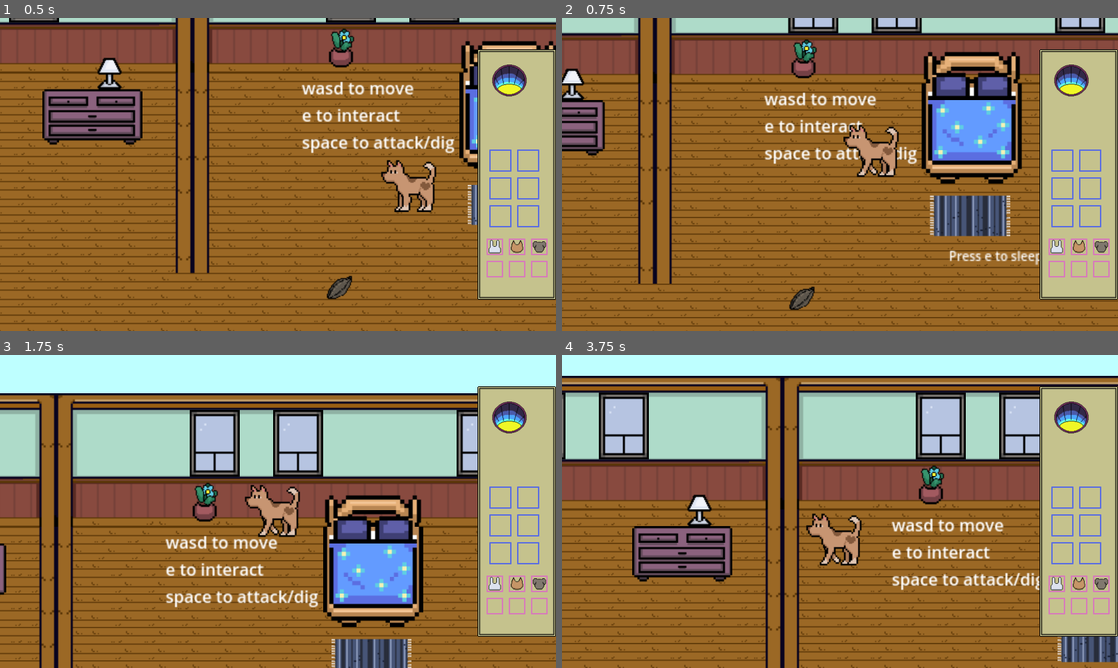
Above: before the commit, frames 1-4 (two rows, left to right).
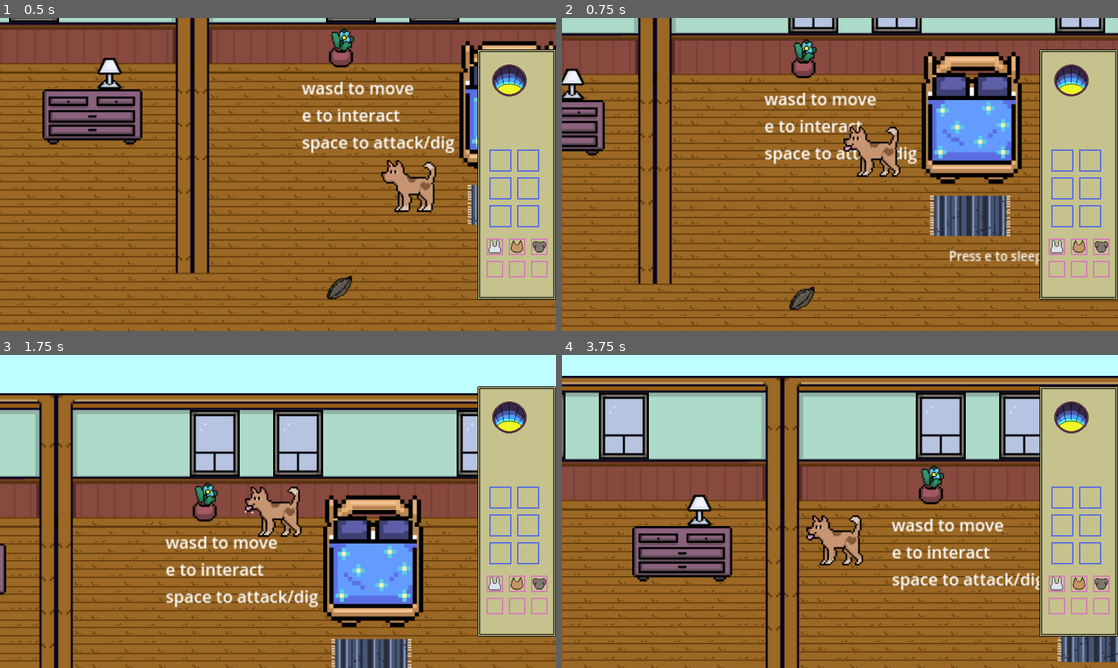
Above: after the commit, the same moments.

Repository: inkaonkala/AnimalRevolution
Game: Godot game, scene res://Scenes/Main.tscn
The game is run twice, just before and just after one commit, with the same random seed, the same clock (stepped at 60 frames per second) and the same inputs.
Inputs:
- Up to frame 1 (0.5 s): no input
- Up to frame 2 (0.75 s): tap E (interact) at 0.5 s; hold W (move_up) from 0.53 s (still down); tap Space (attack) at 0.6 s
- Up to frame 3 (1.75 s): keep holding W (move_up); tap E (interact) at 0.8, 1.25, 1.35 s; tap Space (attack) at 1.55 s
- Up to frame 4 (3.75 s): tap E (interact) at 2, 2.3, 2.75, 2.85, 3.5 s; release W (move_up) at 2.03 s; hold A (move_left) 2.03-3.53 s; tap Space (attack) at 2.1, 3.05, 3.6 s; hold S (move_down) from 3.53 s (still down)

Frame 1 is identical in both runs. In frame 2, 0.4% of the frame differs, in the area x 50-61%, y 34-51%; in frame 3, 0.4%; in frame 4, 0.5%, in the area x 43-55%, y 50-68%.

Commit message:
fixed animation

Diff:
--- a/Scenes/player.tscn
+++ b/Scenes/player.tscn
@@ -27,7 +27,7 @@
 "duration": 1.0,
 "texture": ExtResource("4_fd4e3")
 }],
-"loop": true,
+"loop": false,
 "name": &"attack",
 "speed": 5.0
 }, {
@@ -55,7 +55,7 @@
 "duration": 1.0,
 "texture": ExtResource("7_ukyrk")
 }],
-"loop": true,
+"loop": false,
 "name": &"interact",
 "speed": 5.0
 }, {
@@ -89,7 +89,7 @@
 [node name="Sprite2D" type="AnimatedSprite2D" parent="."]
 scale = Vector2(0.8, 0.8)
 sprite_frames = SubResource("SpriteFrames_vgqql")
-animation = &"attack"
+animation = &"interact"
 
 [node name="CollisionShape2D" type="CollisionShape2D" parent="."]
 position = Vector2(-3, 4)
--- a/Scripts/Player.gd
+++ b/Scripts/Player.gd
@@ -7,6 +7,7 @@
 
 
 var can_move := true
+var is_acting := false
 
 var attack_power := 1
 var hp := 10
@@ -22,8 +23,12 @@
 	if Input.is_action_just_pressed("attack"):
 		attack()
 
-	if not can_move:
+	if Input.is_action_just_pressed("interact"):
+		play_action("interact")
+
+	if not can_move or (is_acting and animated_sprite.animation == "attack"):
 		velocity = Vector2.ZERO
+		walk_sound.stop()
 		move_and_slide()
 		return
 
@@ -34,20 +39,22 @@
 
 	input_direction = input_direction.normalized()
 
+	#ANIMATION
+	if not is_acting:
+		if input_direction != Vector2.ZERO:
+			if animated_sprite.animation != "walk":
+				animated_sprite.play("walk")
+		else:
+			if animated_sprite.animation != "idle":
+				animated_sprite.play("idle")
+
+			walk_sound.stop()
+
 	#SOUND
 	if input_direction != Vector2.ZERO:
-		if animated_sprite.animation != "walk":
-			animated_sprite.play("walk")
 		if not walk_sound.playing:
 			walk_sound.play()
 	else:
-		if animated_sprite.animation != "idle":
-			animated_sprite.play("idle")
-		else:
-			if Input.is_action_just_pressed("interact"):
-			#FIX HERE TO PLAY THE WHOLE LOOP!
-				animated_sprite.play("interact")
-
 		walk_sound.stop()
 
 
@@ -58,6 +65,15 @@
 		animated_sprite.flip_h = false
 	velocity = input_direction * speed
 	move_and_slide()
+
+
+func play_action(animation_name: String) -> void:
+	if is_acting:
+		return
+	is_acting = true
+	animated_sprite.play(animation_name)
+	await animated_sprite.animation_finished
+	is_acting = false
 
 func take_damage(amount: int) -> void:
 	hp -= amount
@@ -79,8 +95,10 @@
 		enemies_in_attack_area.erase(body)
 
 func attack() -> void:
-	if animated_sprite.animation != "attack":
-		animated_sprite.play("attack")
+	if is_acting:
+		return
+	play_action("attack")
+
 	print("Player attacks!")
 
 	if enemies_in_attack_area.size() <= 0:
